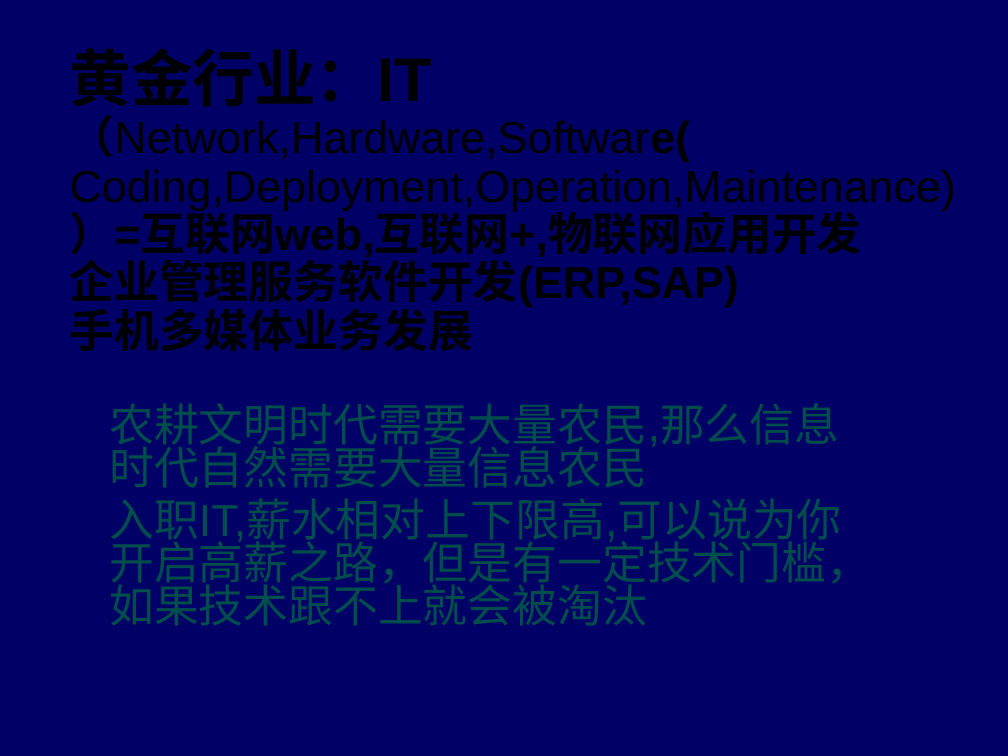
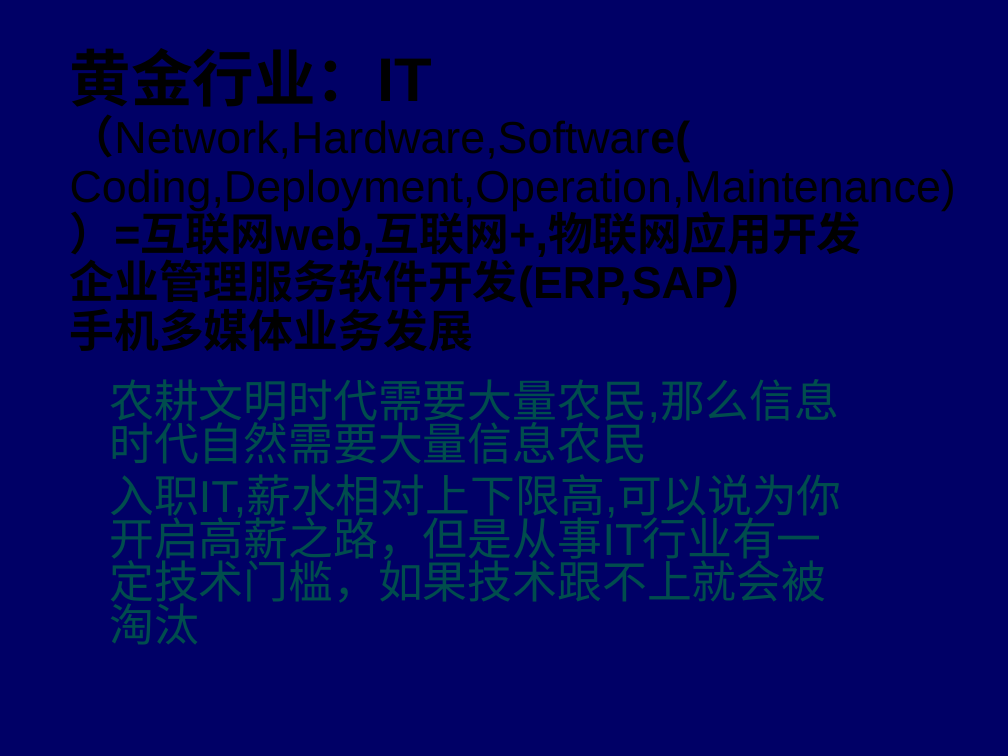
Before and after one commit to christwei/gitDoc, a slide deck: slide 1 of 环宇IT开发培训简介.pptx. Drawn at 1008x756 pixels with LibreOffice and Linux fonts; fonts in the diff are those of the drawing; background and template pictures are left out. Boxes give left, top, right and bottom in pixels: in the first picture for what was removed or moved away, otherwise in the second. Text is boxed around its words. In the diff, an @@ line names an element or a change of style, - is before the commit and + after.

```diff
--- a/环宇IT开发培训简介.pptx
+++ b/环宇IT开发培训简介.pptx
@@ subtitle "农耕文明时代需要大量农民,那么信息时代自然需要大量信息农民": place and size @@
-subtitle "农耕文明时代需要大量农民,那么信息时代自然需要大量信息农民" at <box>109,403,871,626</box>
+subtitle "农耕文明时代需要大量农民,那么信息时代自然需要大量信息农民" at <box>109,379,841,645</box>
@@ subtitle at <box>109,474,841,645</box>: text changed @@
-入职IT,薪水相对上下限高,可以说为你开启高薪之路，但是有一定技术门槛，如果技术跟不上就会被淘汰
+入职IT,薪水相对上下限高,可以说为你开启高薪之路，但是从事IT行业有一定技术门槛，如果技术跟不上就会被淘汰
```
Also in this commit, not shown: 3 other slides changed, 13 other files.
